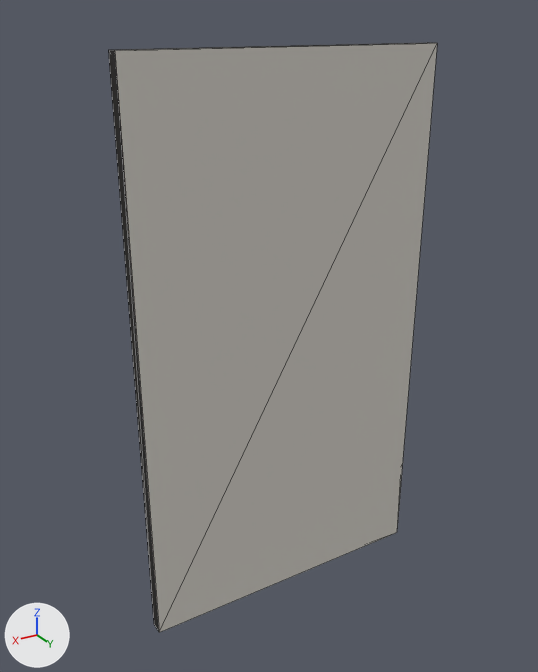
A saved change to the glTF model public/ar/memory-board-portrait.glb.
The view is the same before and after, from a 50 mm lens placed at (0.621, 0.973, 0.52), pointed at (0.024, -0.021, 0.023). Arrows for +X, +Y and +Z are at lower left; the lights stay in place. The older version comes first. Mesh edges are drawn as thin lines. Where no turn or scale is listed for an object, it has been applied to the vertices. Vertices at exactly the same position are counted once.

The older version as bpy lines, for what is in view:
```python
mat_frame = principled_material('Frame')
mat_frame.base_color = (0.0103, 0.00857, 0.007)  # black #1a1714
mat_frame.metallic = 0.02
mat_frame.roughness = 0.84
me_mesh_0 = bpy.data.meshes.new('Mesh_0')
me_mesh_0.from_pydata(...)  # 8 vertices, 12 faces; spans x -0.27..0.27, y -0.012..0.012, z -0.48..0.48
# faces by material slot: [8, 2, 2]
me_mesh_0.materials.append(mat_frame)  # black #1a1714
me_mesh_0.materials.append(mat_photo)  # white #ffffff
me_mesh_0.materials.append(mat_back)  # light grey #d8d4cc
ob_memoryboard = bpy.data.objects.new('MemoryBoard', me_mesh_0)
ob_memoryboard.location = (0.0, 0.0, 0.0)
```
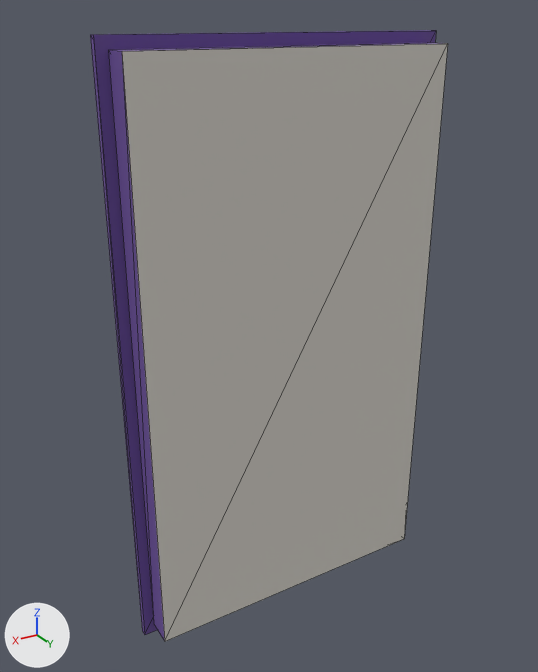
The newer file is also turned or shifted as a whole; pictures and numbers use the older file's frame.

Boxes (x1, y1, x2, y2) around the edits, measured in the pictures (538 x 672 px):
'MemoryBoard', recoloured, rescaled
    before: (108, 43, 437, 633)
    after: (108, 43, 448, 641)
'FrameBorder', added
    after: (90, 30, 436, 635)

Edits to the bpy script that builds the scene:
```text
Change mat_frame:
    mat_frame.base_color: (0.0103, 0.00857, 0.007) -> (0.147, 0.0762, 0.323)  # black #1a1714 -> purple #6b4e9a
Add mat_frame_001:
    mat_frame_001 = principled_material('Frame.001')
    mat_frame_001.base_color = (0.147, 0.0762, 0.323)  # purple #6b4e9a
    mat_frame_001.metallic = 0.04
    mat_frame_001.roughness = 0.78
Change me_mesh_0:
    used by ob_memoryboard; location = (0.0, 0.0, 0.0)
    remove me_mesh_0.from_pydata(...)  # 8 vertices, 12 faces; spans x -0.27..0.27, y -0.012..0.012, z -0.48..0.48
    add me_mesh_0.from_pydata(...)  # 8 vertices, 12 faces; spans x -0.27..0.27, y -0.012..0.036, z -0.48..0.48
    me_mesh_0 part 1: the whole mesh is scaled about its middle by (1, 2, 1), then moved by (0.0, 0.012, 0.0)
Add me_mesh_1:
    me_mesh_1.from_pydata(...)  # a box spanning x -0.288..0.288, y -0.006..0.006, z -0.498..0.498
    me_mesh_1.materials.append(mat_frame_001)  # purple #6b4e9a
Add ob_frameborder:
    ob_frameborder = bpy.data.objects.new('FrameBorder', me_mesh_1)
    ob_frameborder.location = (0.0, -0.019, 0.0)
```
